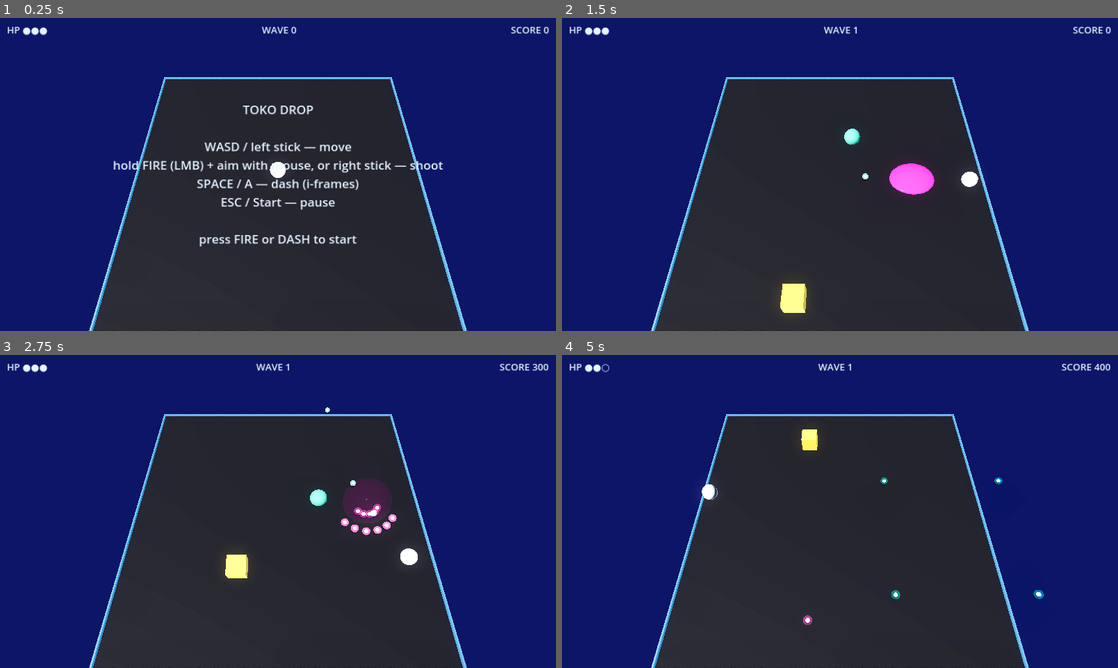
Above: before the commit, frames 1-4 (two rows, left to right).
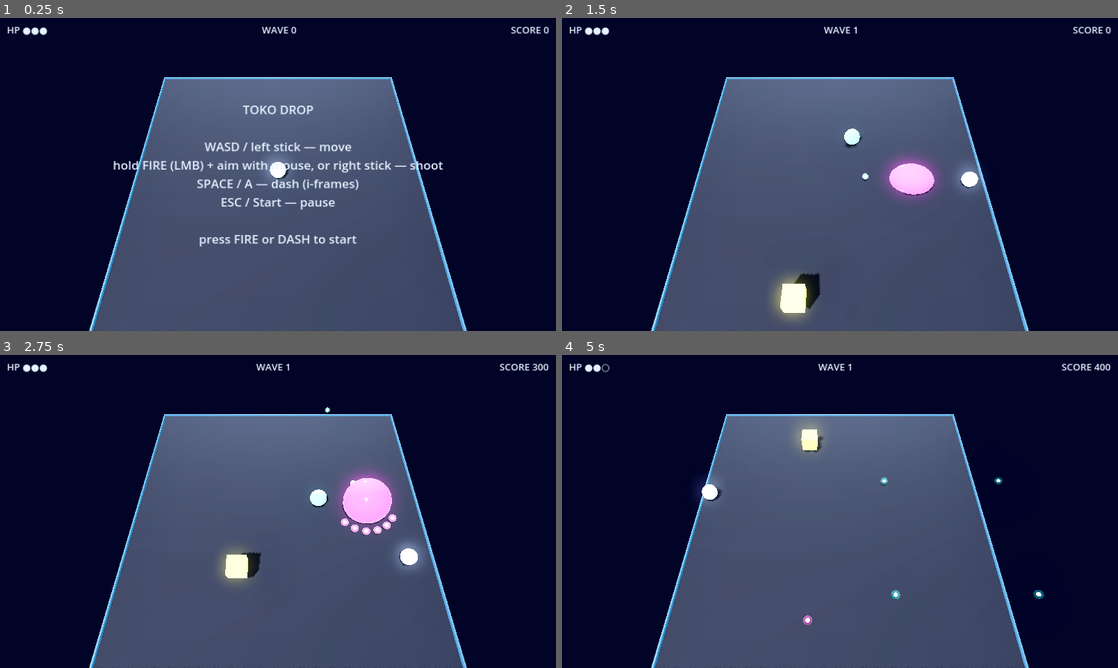
Above: after the commit, the same moments.

Repository: mbace1/toko-drop-godot
Game: Godot game, scene res://scenes/main.tscn
The game is run twice, just before and just after one commit, with the same random seed, the same clock (stepped at 60 frames per second) and the same inputs.
Inputs (mouse positions are in pixels of both pictures, inside the frame that each line leads up to):
- Up to frame 1 (0.25 s): no input
- Up to frame 2 (1.5 s): tap Enter at 0.5 s; move the mouse to (962, 158) at 0.52 s; press the mouse at (962, 158) at 0.53 s; hold D (move_right) 0.53-1.28 s; tap Space (dash) at 0.6 s; move the mouse to (728, 190) at 1.27 s; release the mouse at (728, 190) at 1.28 s; hold S (move_down) from 1.28 s (still down); click (728, 190) at 1.35 s
- Up to frame 3 (2.75 s): tap Space (dash) at 1.55, 2.1 s; move the mouse to (333, 442) at 2.02 s; release S (move_down) at 2.03 s; press the mouse at (333, 442) at 2.03 s; hold D (move_right) from 2.03 s (still down)
- Up to frame 4 (5 s): move the mouse to (812, 574) at 2.77 s; release D (move_right) at 2.78 s; release the mouse at (812, 574) at 2.78 s; hold W (move_up) 2.78-3.53 s; click (812, 574) at 2.85 s; tap Space (dash) at 3.05, 3.6, 4.55 s; move the mouse to (1006, 558) at 3.52 s; press the mouse at (1006, 558) at 3.53 s; hold A (move_left) from 3.53 s (still down); move the mouse to (673, 464) at 4.27 s; release the mouse at (673, 464) at 4.28 s; click (673, 464) at 4.35 s

The runs differ from the first frame. In frame 1, 97% of the frame differs, in the area x 0-100%, y 0-100%; in frame 2, 98%; in frame 3, 98%; in frame 4, 99%.

Commit message:
Gel pass: real subsurface scattering (PORT_BRIEF §2a)
The first render showed every body as a matte plastic ball, which is exactly
the line PORT_BRIEF.md is written to cross. Bodies now have a translucent
interior, a wet highlight and real cast shadows.

Three things had to move together, and each is load-bearing:

- The material is OPAQUE. Godot's SSS is a screen-space pass over opaque
  geometry, so an alpha-blended body gets none of it. Fades use
  ALPHA_HASH_SCALE instead, keeping bodies in the opaque pass.
- Bodies sit at alpha 1.0 at rest. At the old 0.9 the hash dithered every
  body into visible TV static. Translucency is SSS's job now, not alpha's.
- There is a back light. Transmittance is light passing THROUGH a body; with
  only a key light overhead it scatters into nothing.

Lighting also moved to sky IBL for ambient and reflections — PORT_BRIEF §0
notes the source needs IBL "for transmission + clearcoat", and a clearcoat
with a flat ambient colour has nothing to reflect. Bloom floor dropped to
0.05 so the HDR threshold decides what blooms rather than a constant.

Thickness is taken analytically from the silhouette (1 - |N·V|) rather than
from a shipped texture — a sphere already knows where it is thin.

Also fixed, and only a render could have caught it: the player's mercy
flicker ramped alpha smoothly through the hash and read as broken graphics.
It is a square 12Hz mesh blink now, which is what the source does too.

Smoke test unchanged at 55; boots clean.

Co-Authored-By: Claude Sonnet 5 <noreply@anthropic.com>
Claude-Session: https://claude.ai/code/session_01YVYCthnnpMWQ6WawyhARue

Diff:
--- a/scripts/enemy.gd
+++ b/scripts/enemy.gd
@@ -48,7 +48,11 @@
 
 var _dying := false
 var _death_t := 0.0
-var _base_alpha := 0.9
+## FULLY opaque at rest. Translucency is SSS's job now, not alpha's — and
+## since the gel uses hashed alpha to stay in the opaque pass, any value below
+## 1.0 dithers pixels away and speckles the body with visible static. Alpha is
+## only for bodies on their way OUT (the death pop, the i-frame flicker).
+var _base_alpha := 1.0
 var _t := 0.0                # free-running clock, also drives the gel ripple
 var _fire_t := 0.0           # counts UP toward fire_interval (enemy.js `_t`)
 var _telegraph_t := 0.0      # counts DOWN through the wind-up
--- a/scripts/main.gd
+++ b/scripts/main.gd
@@ -63,28 +63,61 @@
 func _setup_world() -> void:
 	var env_node := WorldEnvironment.new()
 	var env := Environment.new()
+
+	# The visible background stays the browser build's near-black void, but the
+	# LIGHTING now comes off a sky. PORT_BRIEF.md §0 notes the source lights its
+	# gel with IBL ("RoomEnvironment baked through PMREMGenerator (needed for
+	# transmission + clearcoat)") — with a flat ambient colour there is nothing
+	# for a clearcoat to reflect, which is most of why the first render came out
+	# as matte plastic balls. background_mode and the light sources are separate
+	# settings, so the void can stay black while the sky does the lighting.
+	var sky_mat := ProceduralSkyMaterial.new()
+	sky_mat.sky_top_color = Color(0.10, 0.13, 0.24)
+	sky_mat.sky_horizon_color = Color(0.22, 0.26, 0.36)
+	sky_mat.ground_bottom_color = Color(0.04, 0.04, 0.07)
+	sky_mat.ground_horizon_color = Color(0.14, 0.15, 0.22)
+	sky_mat.sun_angle_max = 30.0
+	var sky := Sky.new()
+	sky.sky_material = sky_mat
+	env.sky = sky
+
 	env.background_mode = Environment.BG_COLOR
-	env.background_color = Color(0.03, 0.03, 0.08)
-	env.ambient_light_source = Environment.AMBIENT_SOURCE_COLOR
-	env.ambient_light_color = Color(0.2, 0.22, 0.3)
-	env.ambient_light_energy = 0.45
+	env.background_color = Color(0.02, 0.02, 0.05)
+	env.ambient_light_source = Environment.AMBIENT_SOURCE_SKY
+	env.ambient_light_energy = 0.7
+	env.reflected_light_source = Environment.REFLECTION_SOURCE_SKY
+
 	env.glow_enabled = true
 	env.glow_intensity = 0.8
 	env.glow_strength = 1.0
-	env.glow_bloom = 0.2
-	env.glow_hdr_threshold = 0.9
+	env.glow_bloom = 0.05          # let the HDR threshold decide, not a floor
+	env.glow_hdr_threshold = 0.9   # "only the hottest highlights bloom"
 	env.ssao_enabled = true
+	env.ssao_intensity = 1.4
 	env.ssr_enabled = true
+	env.ssr_max_steps = 32
 	env.tonemap_mode = Environment.TONE_MAPPER_ACES
 	env.tonemap_exposure = 1.15
 	env_node.environment = env
 	add_child(env_node)
 
+	# Key light — the source's single directional at intensity 1.3.
 	var sun := DirectionalLight3D.new()
 	sun.light_energy = 1.3
 	sun.rotation_degrees = Vector3(-55.0, -35.0, 0.0)
 	sun.shadow_enabled = true
 	add_child(sun)
+
+	# Back light. SSS TRANSMITTANCE is light passing THROUGH a body, so it can
+	# only read when something is lit from behind relative to the camera — with
+	# only a key light overhead the gel scatters into nothing and stays opaque.
+	# The camera sits on +Z, so this fires from the far side of the arena back
+	# toward it, and every body gets a translucent edge as it crosses.
+	var back := DirectionalLight3D.new()
+	back.light_energy = 1.5
+	back.light_color = Color(0.72, 0.84, 1.0)
+	back.rotation_degrees = Vector3(-18.0, 180.0, 0.0)
+	add_child(back)
 
 	var floor_inst := MeshInstance3D.new()
 	var pm := PlaneMesh.new()
--- a/scripts/player.gd
+++ b/scripts/player.gd
@@ -20,6 +20,15 @@
 const GEL_SHADER := preload("res://shaders/gel.gdshader")
 const REST_RIM := Color(0.6, 0.85, 1.0)
 const HIT_RIM := Color(1.0, 0.15, 0.0)
+
+## Invulnerability blinks are SQUARE, and they toggle the mesh rather than
+## ramping alpha. The gel material is opaque with hashed alpha (so that SSS
+## works at all — see gel.gdshader's header), and a smooth alpha ramp through
+## a hash dithers the body into TV static, which reads as broken graphics
+## rather than as i-frames. The source blinks square too (`VIS.hz` in
+## player.js). 12Hz is the arcade-standard mercy flicker.
+const MERCY_BLINK_HZ := 12.0
+const DASH_BLINK_HZ := 22.0
 
 var hp := MAX_HP
 var max_hp := MAX_HP
@@ -61,11 +70,15 @@
 	mesh.mesh = sm
 	mat = ShaderMaterial.new()
 	mat.shader = GEL_SHADER
-	mat.set_shader_parameter("gel_color", Color(1.0, 1.0, 1.0))
+	# Barely-cool white rather than pure white: at 1,1,1 the SSS and backlight
+	# stack into a blown-out disc with no form at all, and the hero read as a
+	# hole in the screen. The tint gives the scattering something to be.
+	mat.set_shader_parameter("gel_color", Color(0.82, 0.91, 1.0))
 	mat.set_shader_parameter("rim_color", REST_RIM)
 	mat.set_shader_parameter("wobble_amp", 1.0)
-	mat.set_shader_parameter("alpha_amt", 0.96)
-	mat.set_shader_parameter("emission_intensity", 0.05)
+	mat.set_shader_parameter("alpha_amt", 1.0)
+	mat.set_shader_parameter("emission_intensity", 0.03)
+	mat.set_shader_parameter("backlight_amt", 0.28)
 	mesh.material_override = mat
 	add_child(mesh)
 	reset()
@@ -83,7 +96,7 @@
 	_sqv = 0.0
 	position = Vector3(0.0, RADIUS, 0.0)
 	mat.set_shader_parameter("rim_color", REST_RIM)
-	mat.set_shader_parameter("alpha_amt", 0.96)
+	_show()
 	visible = true
 
 func hit() -> void:
@@ -124,21 +137,20 @@
 		_dash_time -= delta
 		position.x += _dash_dir.x * DASH_SPEED * delta
 		position.z += _dash_dir.y * DASH_SPEED * delta
-		var blink := 0.35 + 0.65 * absf(sin(_dash_time * 55.0))
-		mat.set_shader_parameter("alpha_amt", blink)
+		_blink(_dash_time, DASH_BLINK_HZ)
 		if _dash_time <= 0.0:
 			_dash_cd = DASH_CD
 			if _mercy_t <= 0.0:
-				mat.set_shader_parameter("alpha_amt", 0.96)
+				_show()
 	else:
 		position.x += move.x * SPEED * delta
 		position.z += move.y * SPEED * delta
 
 	if _mercy_t > 0.0:
 		_mercy_t -= delta
-		mat.set_shader_parameter("alpha_amt", 0.3 + 0.7 * absf(sin(_mercy_t * 12.0)))
+		_blink(_mercy_t, MERCY_BLINK_HZ)
 		if _mercy_t <= 0.0:
-			mat.set_shader_parameter("alpha_amt", 0.96)
+			_show()
 			mat.set_shader_parameter("rim_color", REST_RIM)
 
 	var hx := half_x - RADIUS
@@ -164,6 +176,14 @@
 
 	mat.set_shader_parameter("wobble_time", Time.get_ticks_msec() / 1000.0)
 
+## Square on/off blink driven off the remaining timer, so it always ends ON.
+func _blink(t_left: float, hz: float) -> void:
+	mesh.visible = int(t_left * hz) % 2 == 0
+
+func _show() -> void:
+	mesh.visible = true
+	mat.set_shader_parameter("alpha_amt", 1.0)
+
 func die() -> void:
 	alive = false
 	visible = false
--- a/shaders/gel.gdshader
+++ b/shaders/gel.gdshader
@@ -1,38 +1,58 @@
 // gel.gdshader — shared "living jelly" material for every enemy + the player.
 //
-// One shader drives every body via per-instance uniforms (set through
-// MeshInstance3D.set_instance_shader_parameter), mirroring the browser's
-// single satin-gel MeshPhysicalMaterial family (toko-drop/js/enemy.js
+// One shader drives every body via per-instance uniforms, mirroring the
+// browser's single satin-gel MeshPhysicalMaterial family (toko-drop/js/enemy.js
 // `makeSatinMat`) and the parameter table in PORT_BRIEF.md §0/§1.
 //
-// Status (see PORT_STATUS.md): vertex ripple + hit shockwave, Fresnel rim
-// glow and CPU-driven squash/breathe (set from GDScript, not in here) are
-// ported. True subsurface scattering, screen-space refraction and thin-film
-// iridescence are staged follow-ups (PORT_BRIEF.md §2a is the next step —
-// swap ALBEDO/ALPHA here for StandardMaterial3D's subsurf_scatter_* once a
-// thickness texture exists).
+// ── Why this is OPAQUE, and why ALPHA still works ───────────────────────────
+// Godot's subsurface scattering is a screen-space pass over OPAQUE geometry:
+// an alpha-blended body writes no depth and gets no SSS, so the moment this
+// material went `blend_mix` the whole point of §2a was lost. Instead it stays
+// in the opaque pass and uses ALPHA_HASH_SCALE — hashed (dithered) alpha —
+// so the death pop and the i-frame flicker can still fade a body out without
+// giving up the scattering. A 0.28s pop and a 12Hz blink are exactly the
+// places where a little dither costs nothing.
+//
+// PORT_BRIEF.md §2a is explicit that the browser's `emissiveIntensity` glow is
+// "a fake stand-in; replace it entirely with real SSS here" — hence the low
+// emission and the work being done by SSS_TRANSMITTANCE + BACKLIGHT.
 
 shader_type spatial;
-render_mode blend_mix, depth_draw_opaque, cull_back, diffuse_burley, specular_schlick_ggx;
+render_mode depth_draw_opaque, cull_back, diffuse_burley, specular_schlick_ggx;
 
-// Base look — mirrors PORT_BRIEF.md §0 blob/cube MeshPhysicalMaterial params.
+// Base look — PORT_BRIEF.md §0 blob/cube MeshPhysicalMaterial params.
 uniform vec4  gel_color : source_color = vec4(0.0, 0.8, 0.67, 1.0);
-uniform float emission_intensity : hint_range(0.0, 1.0) = 0.10;
-uniform float roughness_amt : hint_range(0.0, 1.0) = 0.06;
-uniform float alpha_amt : hint_range(0.0, 1.0) = 0.92;   // stand-in for `transmission` until refraction lands
-uniform float specular_amt : hint_range(0.0, 1.0) = 0.65;
+uniform float emission_intensity : hint_range(0.0, 1.0) = 0.06;
+uniform float roughness_amt : hint_range(0.0, 1.0) = 0.07;
+uniform float specular_amt : hint_range(0.0, 1.0) = 0.85;
+uniform float alpha_amt : hint_range(0.0, 1.0) = 1.0;
+
+// Wet candy shell — `clearcoat` / `clearcoatRoughness` in the source table.
+uniform float clearcoat_amt : hint_range(0.0, 1.0) = 0.9;
+uniform float clearcoat_rough : hint_range(0.0, 1.0) = 0.04;
+
+// ── The gummy-bear read (PORT_BRIEF.md §2a) ─────────────────────────────────
+// `thickness` in the browser is radius-derived and constant per body; here the
+// silhouette does the job analytically. |N·V| is ~1 looking through the middle
+// of a body and ~0 at its rim, so `thin` rises toward the edge — which is
+// where a real gel is thinnest and therefore glows brightest. That is the
+// "center thick -> edges thin radial gradient" the brief asks for as a texture,
+// without shipping a texture for something a sphere already knows.
+uniform float sss_strength : hint_range(0.0, 1.0) = 0.75;
+uniform float sss_depth : hint_range(0.01, 8.0) = 0.55;
+uniform float sss_boost : hint_range(0.0, 4.0) = 1.6;
+uniform float backlight_amt : hint_range(0.0, 1.0) = 0.45;
 
 // Fresnel rim — PORT_BRIEF.md §0 "Fresnel rim" fragment injection.
 uniform vec4  rim_color : source_color = vec4(1.0, 1.0, 1.0, 1.0);
-uniform float rim_power : hint_range(1.0, 8.0) = 4.0;
-uniform float rim_strength : hint_range(0.0, 2.0) = 0.7;
+uniform float rim_power : hint_range(1.0, 8.0) = 2.6;
+uniform float rim_strength : hint_range(0.0, 2.0) = 0.70;
 
 // Vertex ripple + hit shockwave — PORT_BRIEF.md §0 "Vertex ripple" injection.
-// wobble_time is a free-running clock (u_wt); hit_wobble decays after each
-// hit (u_hw). Both are driven per-instance from the owning enemy/player each
-// frame — see scripts/enemy.gd `_update_shader_uniforms`.
+// wobble_time is a free-running clock (u_wt); hit_wobble decays after each hit
+// (u_hw). Both are driven per-instance from the owning enemy/player each frame.
 uniform float wobble_time : hint_range(0.0, 1000.0) = 0.0;
-uniform float wobble_amp : hint_range(0.0, 1.0) = 1.0;   // 0 disables ripple (flat-faced cubes)
+uniform float wobble_amp : hint_range(0.0, 1.0) = 1.0;
 uniform float hit_wobble : hint_range(0.0, 1.0) = 0.0;
 
 void vertex() {
@@ -49,8 +69,28 @@
 	METALLIC = 0.0;
 	ROUGHNESS = roughness_amt;
 	SPECULAR = specular_amt;
+
 	ALPHA = alpha_amt;
+	ALPHA_HASH_SCALE = 1.0;   // keeps the body in the opaque pass — see header
 
-	float fres = pow(1.0 - clamp(dot(NORMAL, VIEW), 0.0, 1.0), rim_power);
-	EMISSION = gel_color.rgb * emission_intensity + rim_color.rgb * fres * rim_strength;
+	CLEARCOAT = clearcoat_amt;
+	CLEARCOAT_ROUGHNESS = clearcoat_rough;
+
+	// 0 through the middle of the body, 1 at the silhouette.
+	float thin = 1.0 - abs(dot(normalize(NORMAL), normalize(VIEW)));
+
+	// Real scattering. TRANSMITTANCE is what lets a light behind the body bleed
+	// through it in the body's own colour — the gummy-bear read, and the reason
+	// main.gd now puts a light behind the arena as well as above it.
+	SSS_STRENGTH = sss_strength;
+	SSS_TRANSMITTANCE_COLOR = vec4(gel_color.rgb, 1.0);
+	SSS_TRANSMITTANCE_DEPTH = sss_depth;
+	SSS_TRANSMITTANCE_BOOST = sss_boost * thin;
+
+	// Cheap always-on wrap so the body reads translucent even facing the key
+	// light, where transmittance has nothing behind it to carry.
+	BACKLIGHT = gel_color.rgb * backlight_amt * (0.35 + 0.65 * thin);
+
+	EMISSION = gel_color.rgb * emission_intensity
+	         + rim_color.rgb * pow(thin, rim_power) * rim_strength;
 }
Not shown, changed: PORT_STATUS.md
Not shown, changed: README.md
